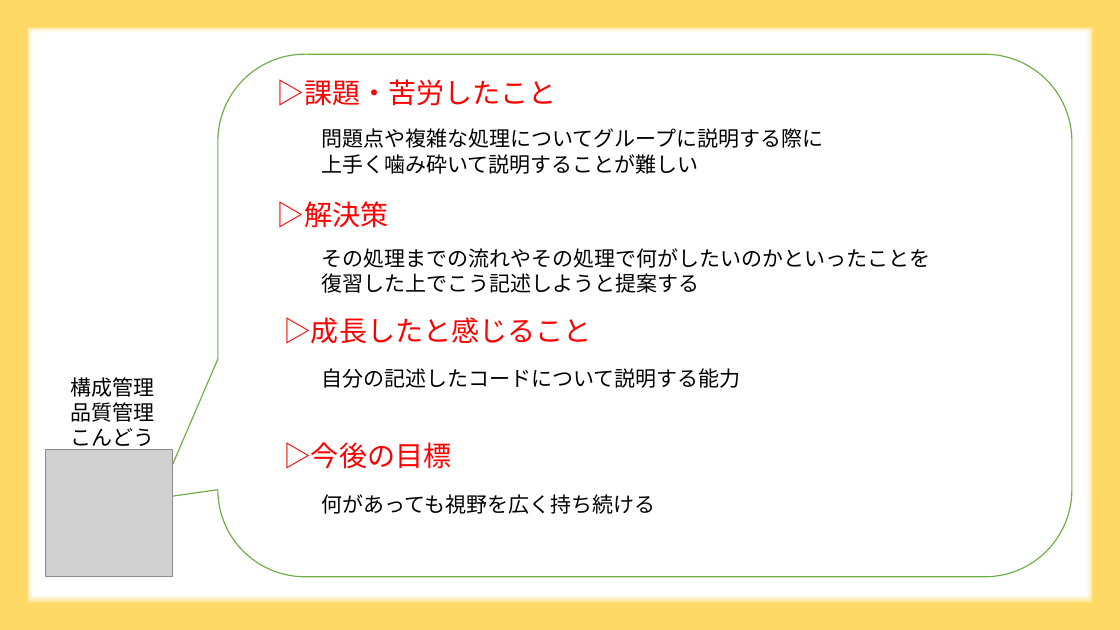
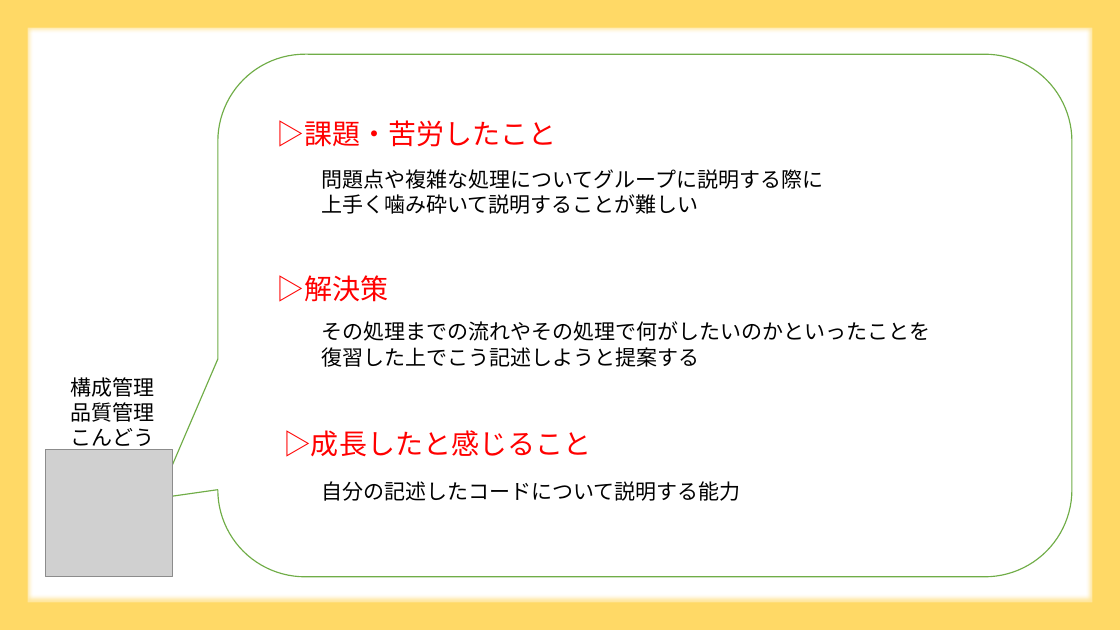
Before and after one commit to DOJO-2021/A-1, a slide deck: slide 13 of document/成果発表_平和島.pptx (slide 14 before the commit). Drawn at 1120x630 pixels with LibreOffice and Linux fonts; fonts in the diff are those of the drawing; grey boxes stand for pictures. Boxes give left, top, right and bottom in pixels: in the first picture for what was removed or moved away, otherwise in the second. Text is boxed around its words. In the diff, an @@ line names an element or a change of style, - is before the commit and + after.

```diff
--- a/document/成果発表_平和島.pptx
+++ b/document/成果発表_平和島.pptx
@@ text "▷課題・苦労したこと": place and size @@
-text "▷課題・苦労したこと" at <box>277,79,557,106</box>
+text "▷課題・苦労したこと" at <box>277,120,557,147</box>
@@ text "問題点や複雑な処理についてグループに説明する際に": place and size @@
-text "問題点や複雑な処理についてグループに説明する際に" at <box>321,128,823,174</box>
+text "問題点や複雑な処理についてグループに説明する際に" at <box>321,169,823,214</box>
@@ text "▷解決策": place and size @@
-text "▷解決策" at <box>277,201,389,228</box>
+text "▷解決策" at <box>277,275,389,302</box>
@@ text "その処理までの流れやその処理で何がしたいのかといったことを": place and size @@
-text "その処理までの流れやその処理で何がしたいのかといったことを" at <box>322,248,931,293</box>
+text "その処理までの流れやその処理で何がしたいのかといったことを" at <box>322,321,931,367</box>
@@ text "▷成長したと感じること": place and size @@
-text "▷成長したと感じること" at <box>283,317,591,344</box>
+text "▷成長したと感じること" at <box>283,430,591,457</box>
@@ text removed at <box>283,442,451,469</box> @@
-▷今後の目標
@@ text "自分の記述したコードについて説明する能力": place and size @@
-text "自分の記述したコードについて説明する能力" at <box>321,368,740,388</box>
+text "自分の記述したコードについて説明する能力" at <box>321,481,740,501</box>
@@ text removed at <box>322,494,656,514</box> @@
-何があっても視野を広く持ち続ける
```
Also in this commit, not shown: 11 other slides changed.
